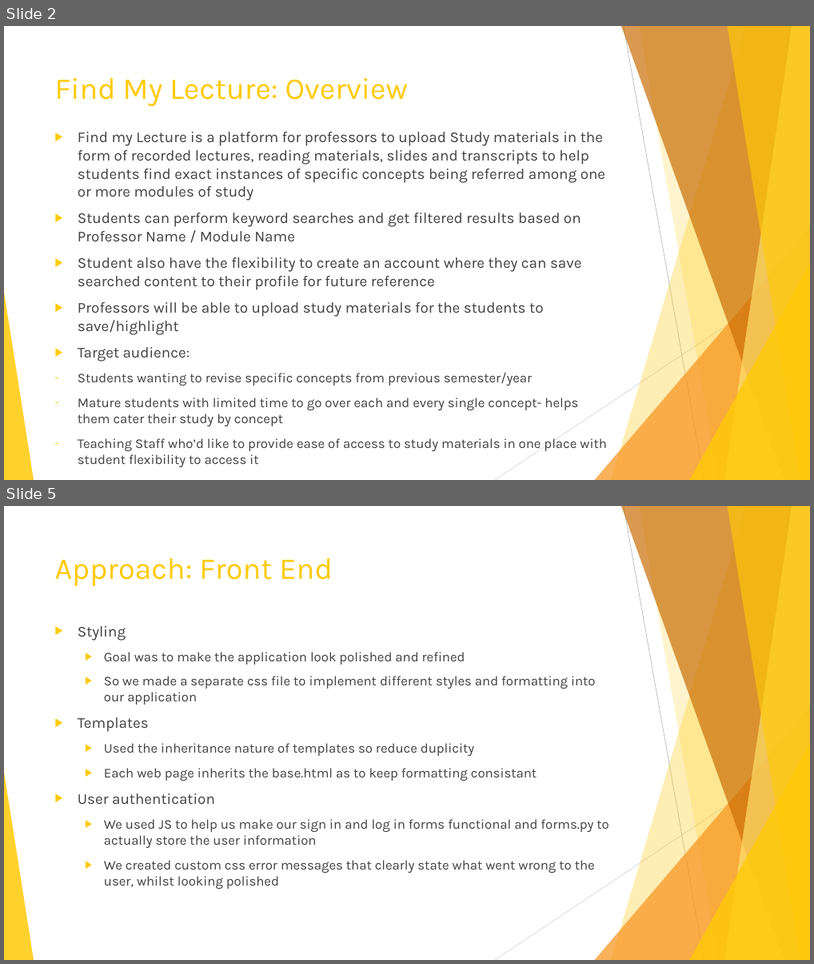
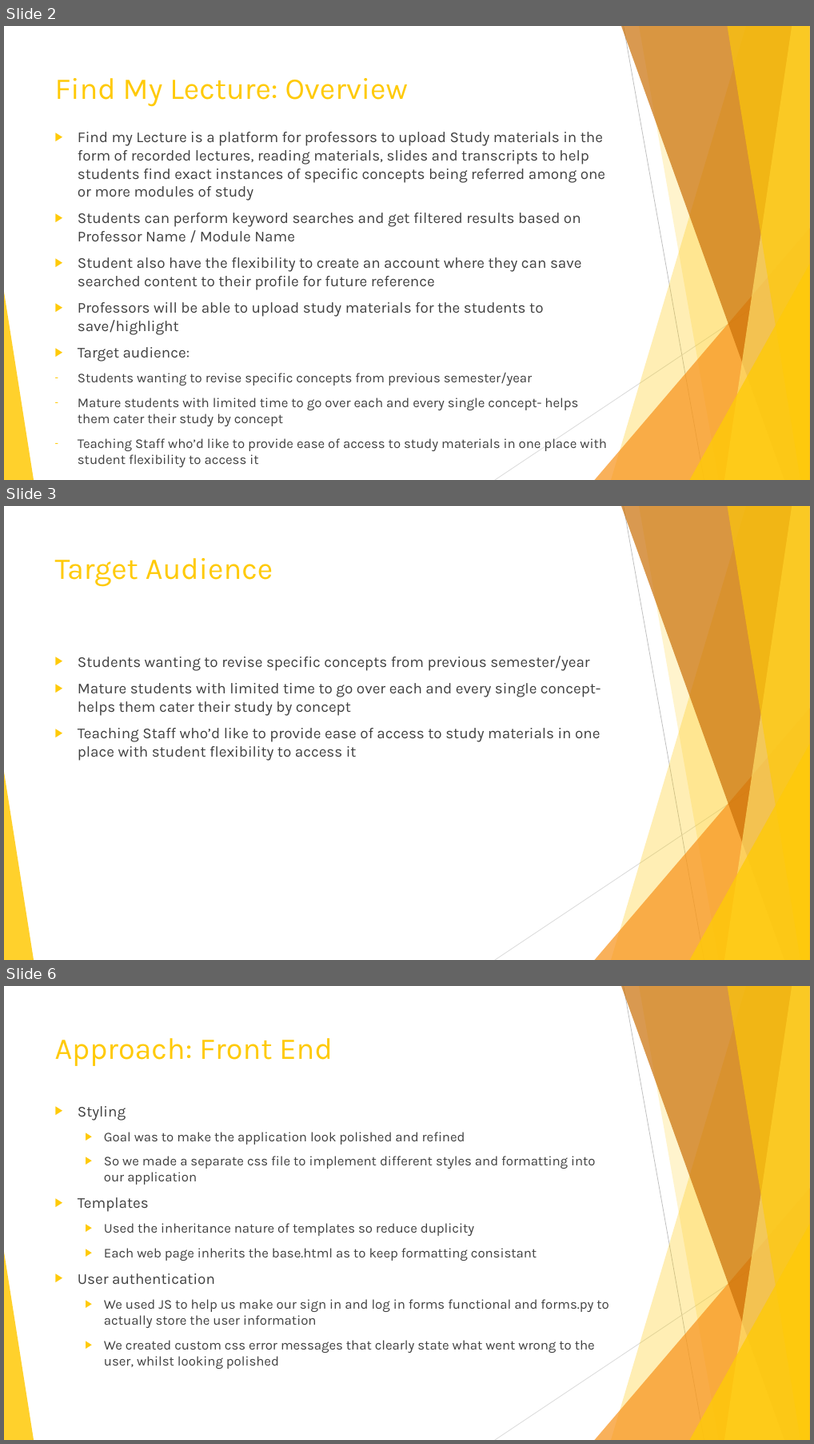
Before and after one commit to Ishitanarsiker/WAD2_GroupProject, a slide deck: Presentation.pptx. Shown one above the other, each under a label of ours: slides 2 and 5 before the commit, slides 2, 3 and 6 after it; the slides between them are not shown. The pictures are 814x964 and 814x1444 pixels, drawn with LibreOffice and Linux fonts; fonts in the diff are those of the drawing. Boxes give left, top, right and bottom in pixels: in the first picture for what was removed or moved away, otherwise in the second. Text is boxed around its words. In the diff, an @@ line names an element or a change of style, - is before the commit and + after.

```diff
--- a/Presentation.pptx
+++ b/Presentation.pptx
@@ slide 3 added at (4, 506, 810, 960), background #FFFFFF; not listed: 10 template elements that a slide beside it also shows @@
@@ title added at (55, 558, 273, 587), 36 pt, text #FFCA08 @@
+Target Audience
@@ text added at (78, 656, 602, 760), 18 pt, text #404040 @@
+▶ Students wanting to revise specific concepts from previous semester/year
+▶ Mature students with limited time to go over each and every single concept- helps them cater their study by concept
+▶ Teaching Staff who’d like to provide ease of access to study materials in one place with student flexibility to access it
@@ what was slide 5 is now slide 6 @@
```
Also in this commit, not shown: 4 slides changed.
